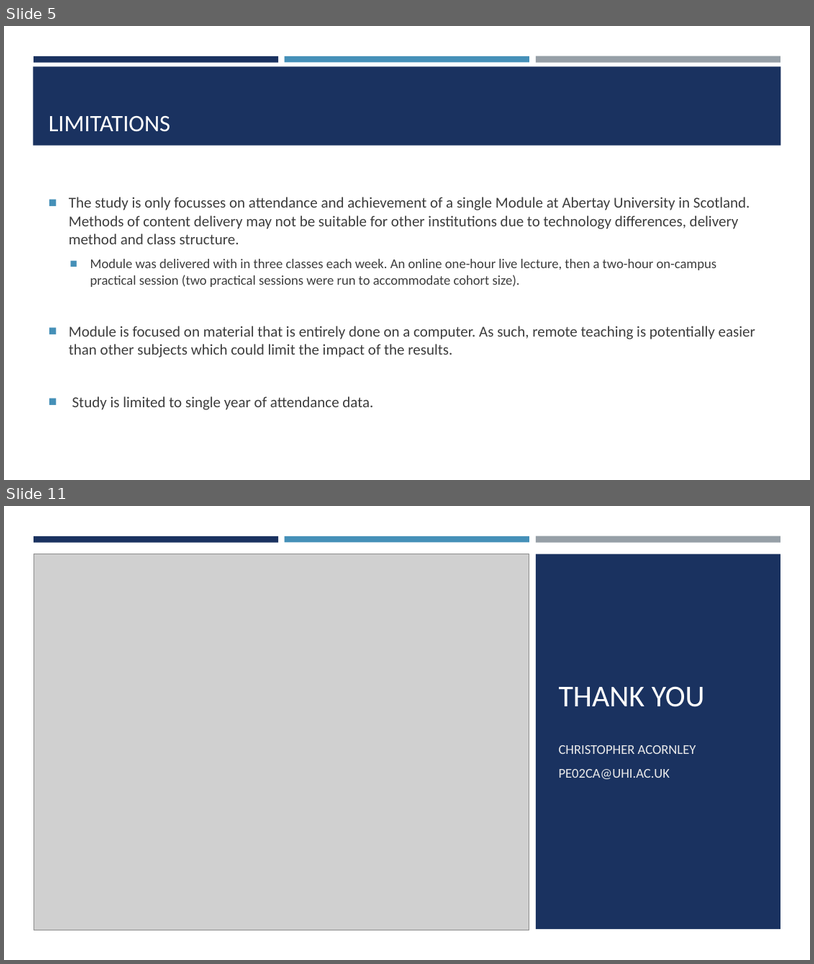
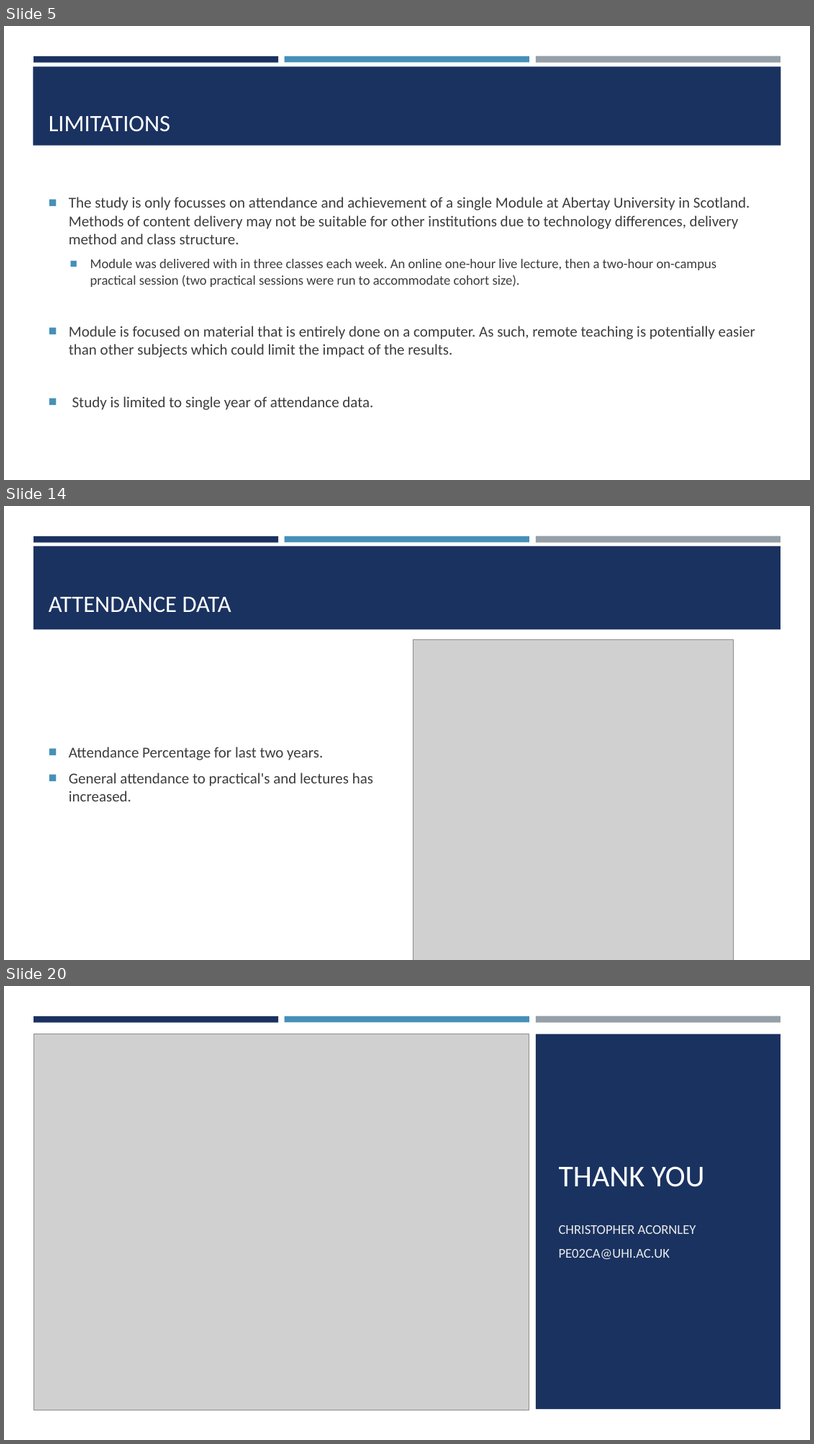
Before and after one commit to ChrisAcornleyPhD/CAP512Data, a slide deck: scripts/CAP512.pptx. Shown one above the other, each under a label of ours: slides 5 and 11 before the commit, slides 5, 14 and 20 after it; the slides between them are not shown. The pictures are 814x964 and 814x1444 pixels, drawn with LibreOffice and Linux fonts; fonts in the diff are those of the drawing; grey boxes stand for pictures. Boxes give left, top, right and bottom in pixels: in the first picture for what was removed or moved away, otherwise in the second. Text is boxed around its words. In the diff, an @@ line names an element or a change of style, - is before the commit and + after.

Commit message:
Basic analysis of grade and attendance data

```diff
--- a/scripts/CAP512.pptx
+++ b/scripts/CAP512.pptx
@@ slide 14 added at [4, 506, 810, 960], background #FFFFFF; not listed: 3 template elements that a slide beside it also shows @@
@@ rectangle added at [34, 546, 782, 629], fill #1A3260 @@
@@ title added at [49, 597, 232, 613], 28 pt, text #FFFFFF @@
+ATTENDANCE DATA
@@ picture added at [414, 640, 733, 960] @@
@@ text added at [69, 746, 373, 801], 18 pt, text #3D3D3D @@
+■ Attendance Percentage for last two years.
+■ General attendance to practical's and lectures has increased.
@@ what was slide 11 is now slide 20 @@
```
Also in this commit, not shown: 3 slides changed, 10 other slides added, 2 slides removed.
